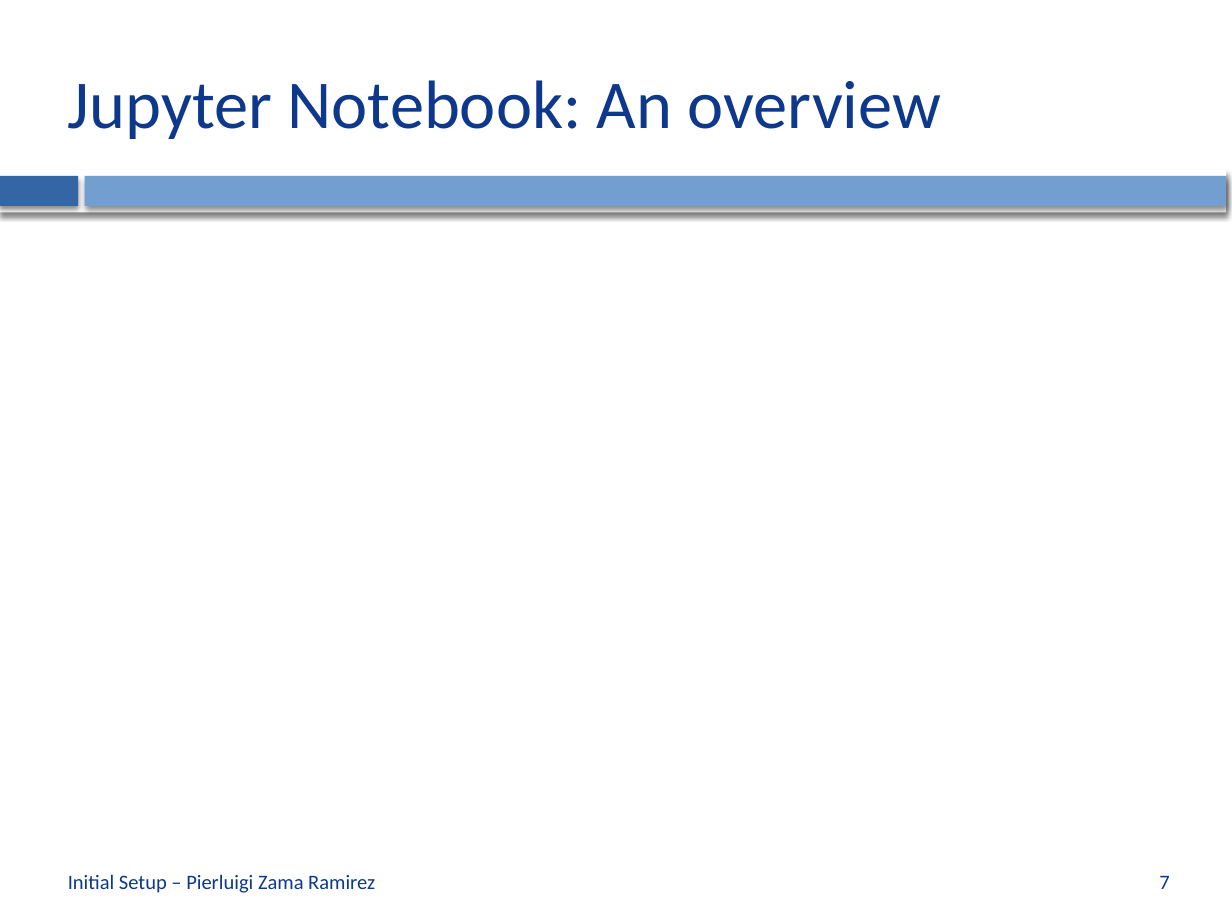
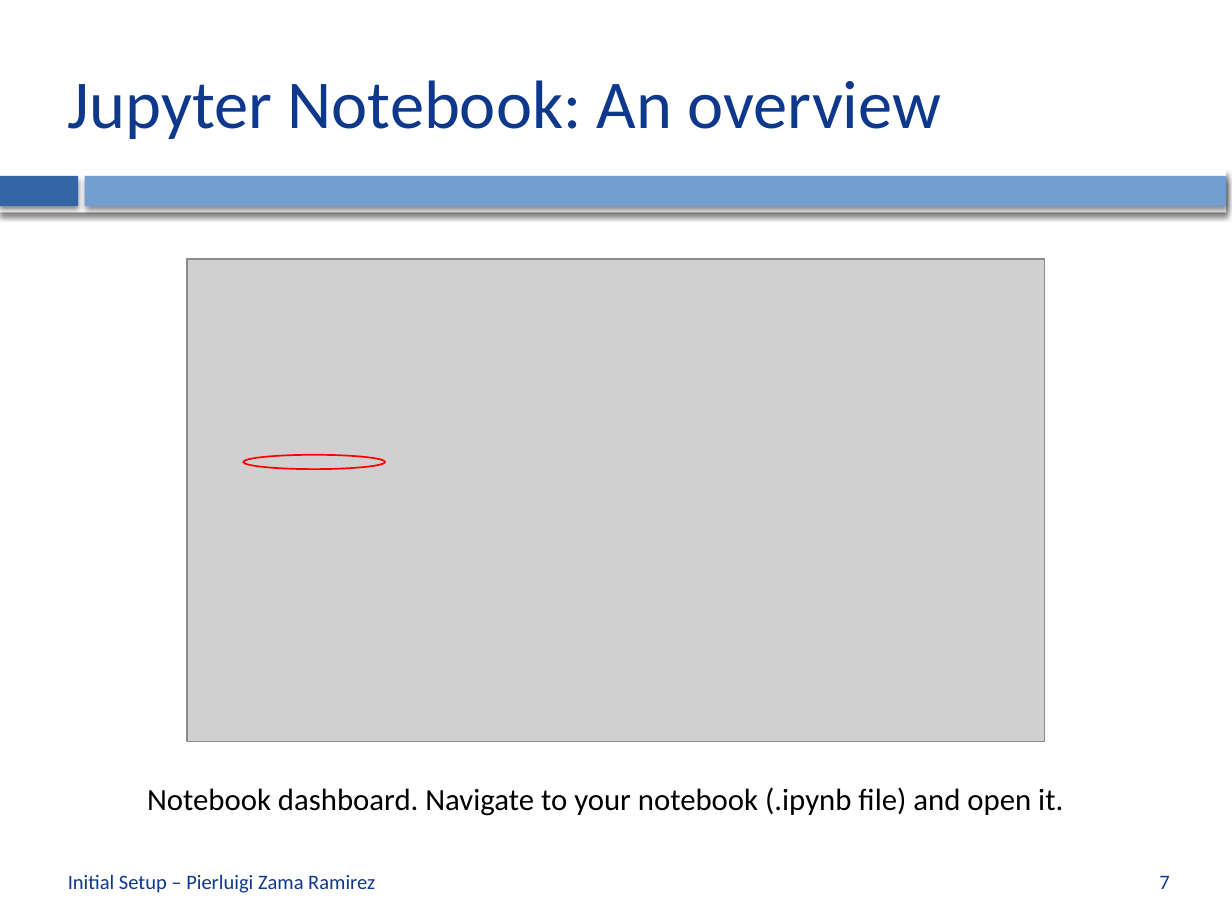
Before and after one commit to CVLAB-Unibo/ComputerVisionImageProcessing-LabSessions, a slide deck: slide 7 of LabSession0 - Initial Setup.pptx. Drawn at 1232x924 pixels with LibreOffice and Linux fonts; fonts in the diff are those of the drawing; grey boxes stand for pictures; background and template pictures are left out. Boxes give left, top, right and bottom in pixels: in the first picture for what was removed or moved away, otherwise in the second. Text is boxed around its words. In the diff, an @@ line names an element or a change of style, - is before the commit and + after.

```diff
--- a/LabSession0 - Initial Setup.pptx
+++ b/LabSession0 - Initial Setup.pptx
@@ picture added at (187, 259, 1045, 742) @@
@@ ellipse added at (244, 455, 386, 469), outline #FF0000 1 pt @@
@@ text added at (147, 787, 1063, 816), 18 pt, text #000000 @@
+Notebook dashboard. Navigate to your notebook (.ipynb file) and open it.
```
Also in this commit, not shown: 6 other slides changed, 2 slides added, 2 other files.
